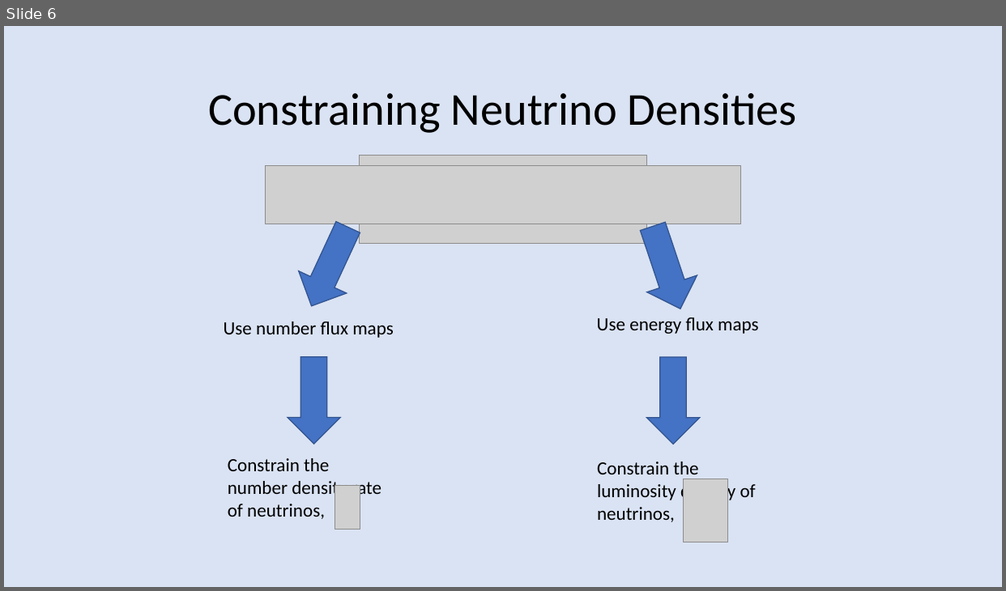
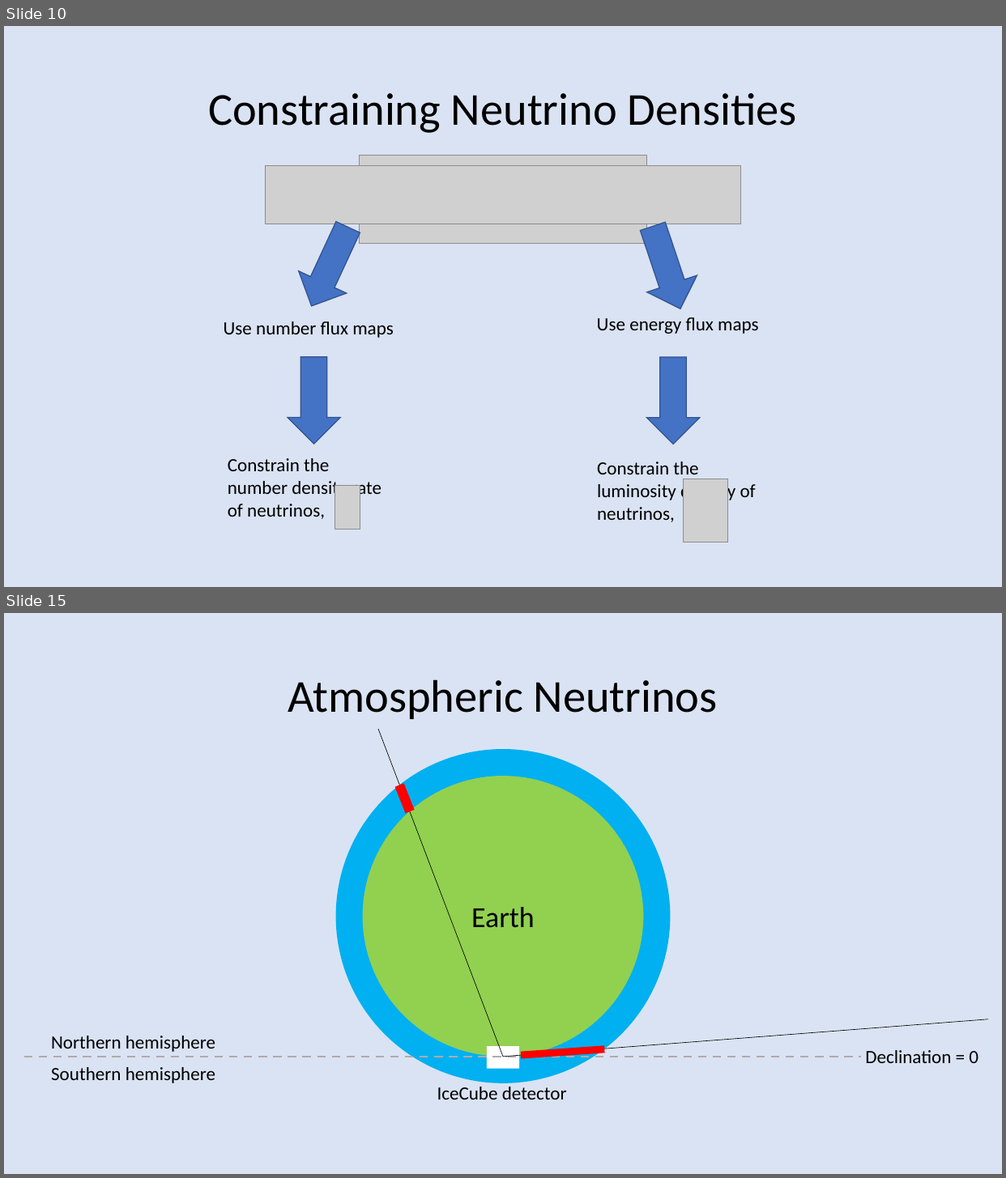
Before and after one commit to BenGPatterson/NeutrinoCrossCorrelations, a slide deck: Nuxcorr_slides.pptx. Shown one above the other, each under a label of ours: slide 6 before the commit, slides 10 and 15 after it; the slides between them are not shown. The pictures are 1006x591 and 1006x1178 pixels, drawn with LibreOffice and Linux fonts; fonts in the diff are those of the drawing; grey boxes stand for pictures. Boxes give left, top, right and bottom in pixels: in the first picture for what was removed or moved away, otherwise in the second. Text is boxed around its words. In the diff, an @@ line names an element or a change of style, - is before the commit and + after.

Commit message:
updates slides

```diff
--- a/Nuxcorr_slides.pptx
+++ b/Nuxcorr_slides.pptx
@@ slide 15 added at [4,613,1002,1174], background #DAE3F3 @@
@@ title added at [288,679,718,719], 44 pt, text #000000 @@
+Atmospheric Neutrinos
@@ line added from (378, 729) to (503, 1057), #000000 0.5 pt @@
@@ ellipse added at [335,749,671,1084], fill #00B0F0 @@
@@ ellipse added at [363,776,643,1057], fill #92D050, 28 pt, text #000000 @@
+Earth
@@ rectangle added at [395,784,414,813], fill #FF0000, outline #FF0000 1 pt @@
@@ line added from (503, 1057) to (988, 1020), #000000 0.5 pt @@
@@ text added at [51,1036,215,1052], 18 pt, text #000000 @@
+Northern hemisphere
@@ rectangle added at [487,1046,520,1059], fill #FFFFFF @@
@@ rectangle added at [522,1046,604,1059], fill #FF0000, outline #FF0000 1 pt @@
@@ line added from (24, 1057) to (861, 1057), #AFABAB 2 pt dashed @@
@@ text added at [51,1067,215,1084], 18 pt, text #000000 @@
+Southern hemisphere
@@ rectangle added at [487,1057,520,1069], fill #FFFFFF @@
@@ text added at [865,1050,978,1063], 18 pt, text #000000 @@
+Declination = 0
@@ text added at [437,1087,567,1100], 18 pt, text #000000 @@
+IceCube detector
@@ what was slide 6 is now slide 10 @@
```
Also in this commit, not shown: 10 other slides added.
